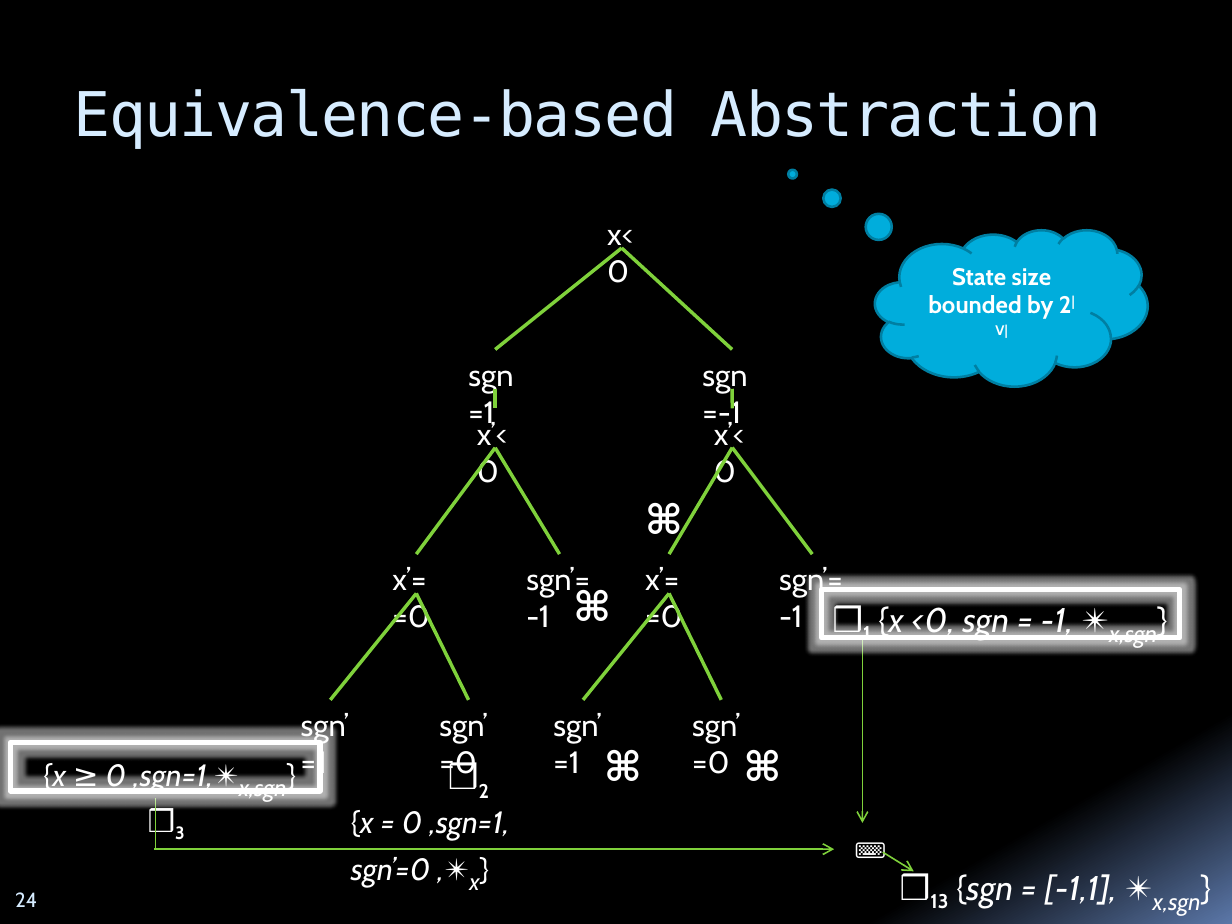
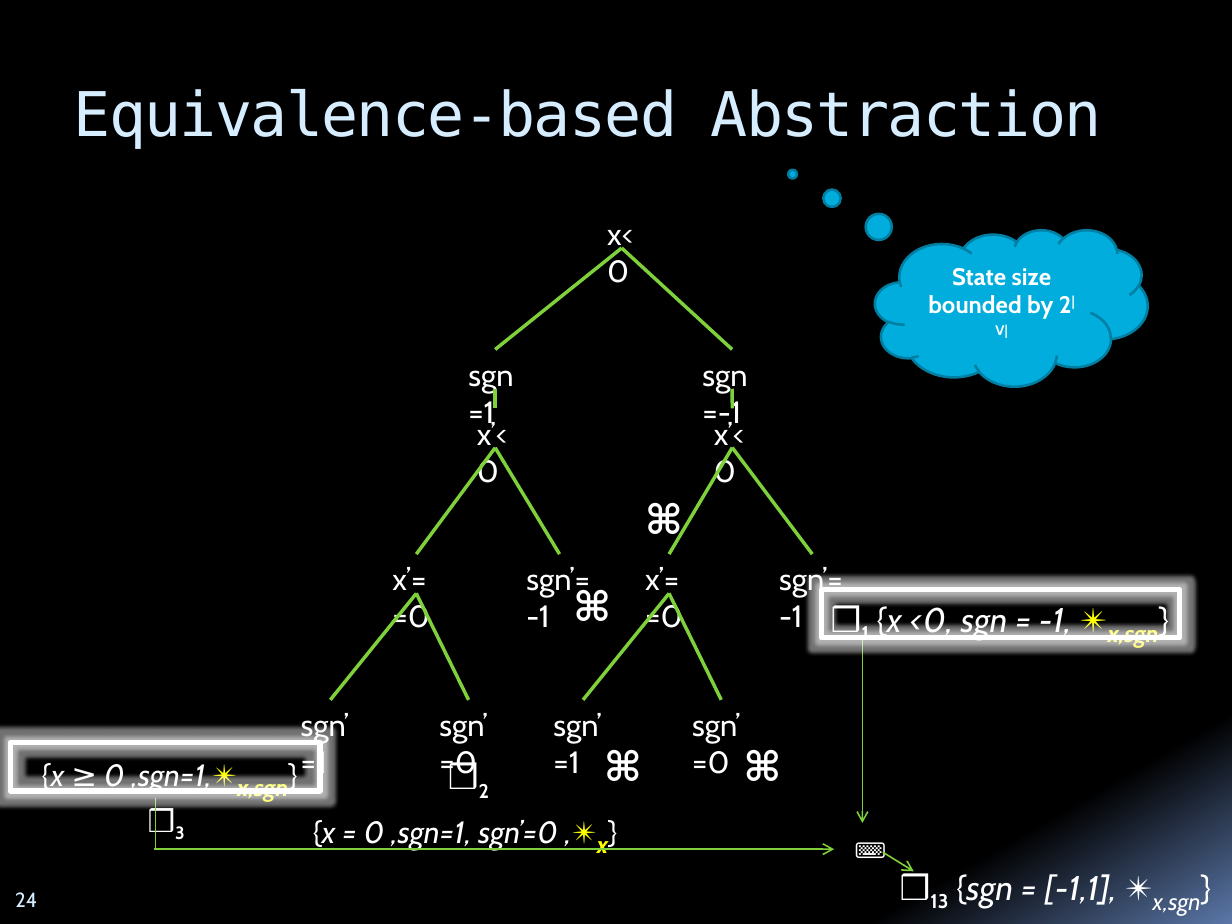
Before and after one commit to tech-srl/differential, a slide deck: slide 24 of doc/phd-proposal/Differential-PhD-Exam.pptx. Drawn at 1232x924 pixels with LibreOffice and Linux fonts; fonts in the diff are those of the drawing. Boxes give left, top, right and bottom in pixels: in the first picture for what was removed or moved away, otherwise in the second. Text is boxed around its words. In the diff, an @@ line names an element or a change of style, - is before the commit and + after.

```diff
--- a/doc/phd-proposal/Differential-PhD-Exam.pptx
+++ b/doc/phd-proposal/Differential-PhD-Exam.pptx
@@ text "❒1 {x <0, sgn = ..." at (862,604,1159,649): text colour #FFFFFF to #FFFF00, bold on in "✴x,sgn}" @@
@@ text "{x ≥ 0 ,sgn=1,✴x,sgn} ❒3" at (42,760,288,840): text colour #FFFFFF to #FFFF00, bold on in ",sgn=1,✴x,sgn}" @@
@@ text "❒2": place and size @@
-text "❒2" at (351,784,509,890)
+text "❒2" at (313,784,608,853)
@@ text at (313,820,608,853): text colour #FFFFFF to #FFFF00, bold on in ",✴x}" @@
```
Also in this commit, not shown: 11 other slides changed, 1 slide added.
